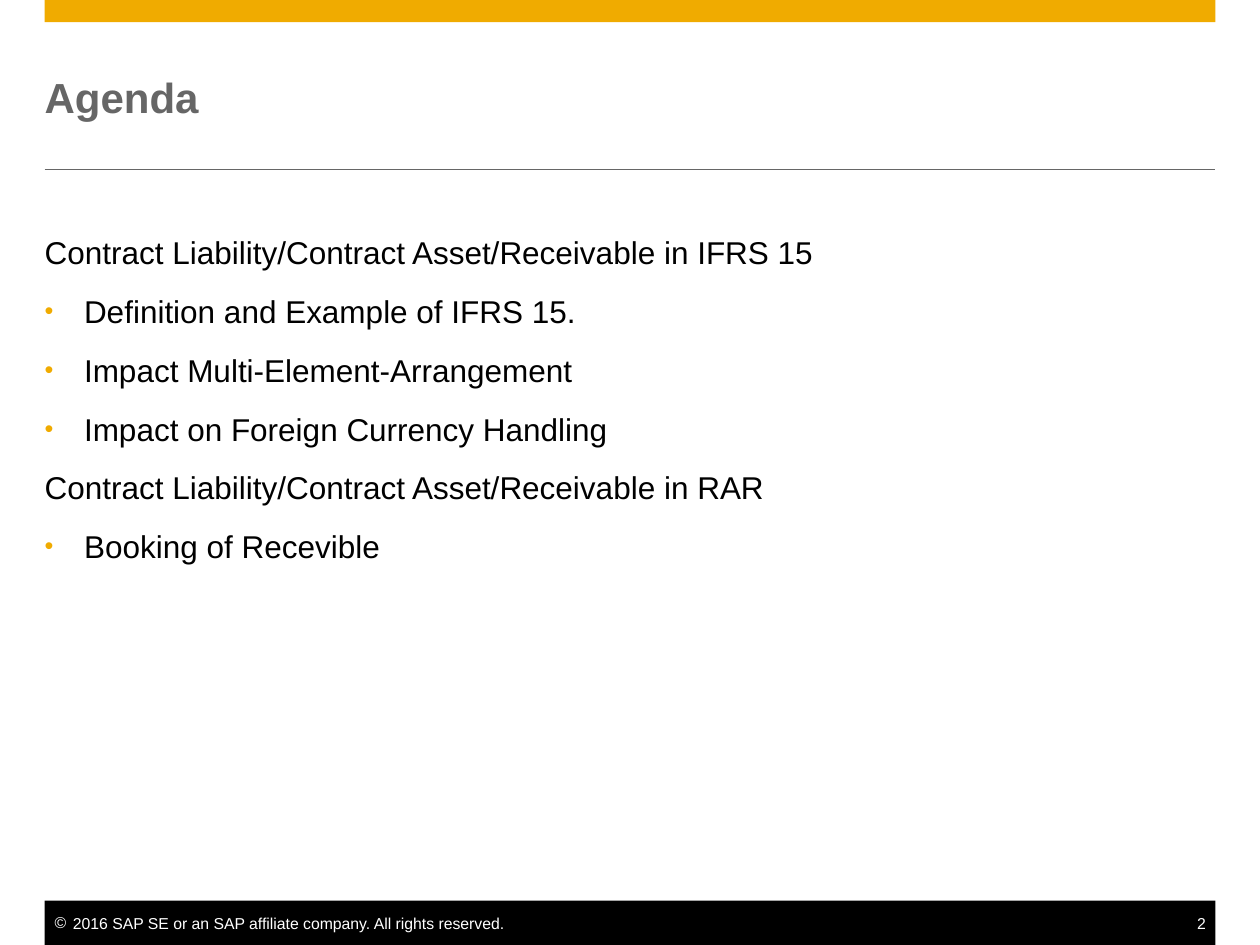
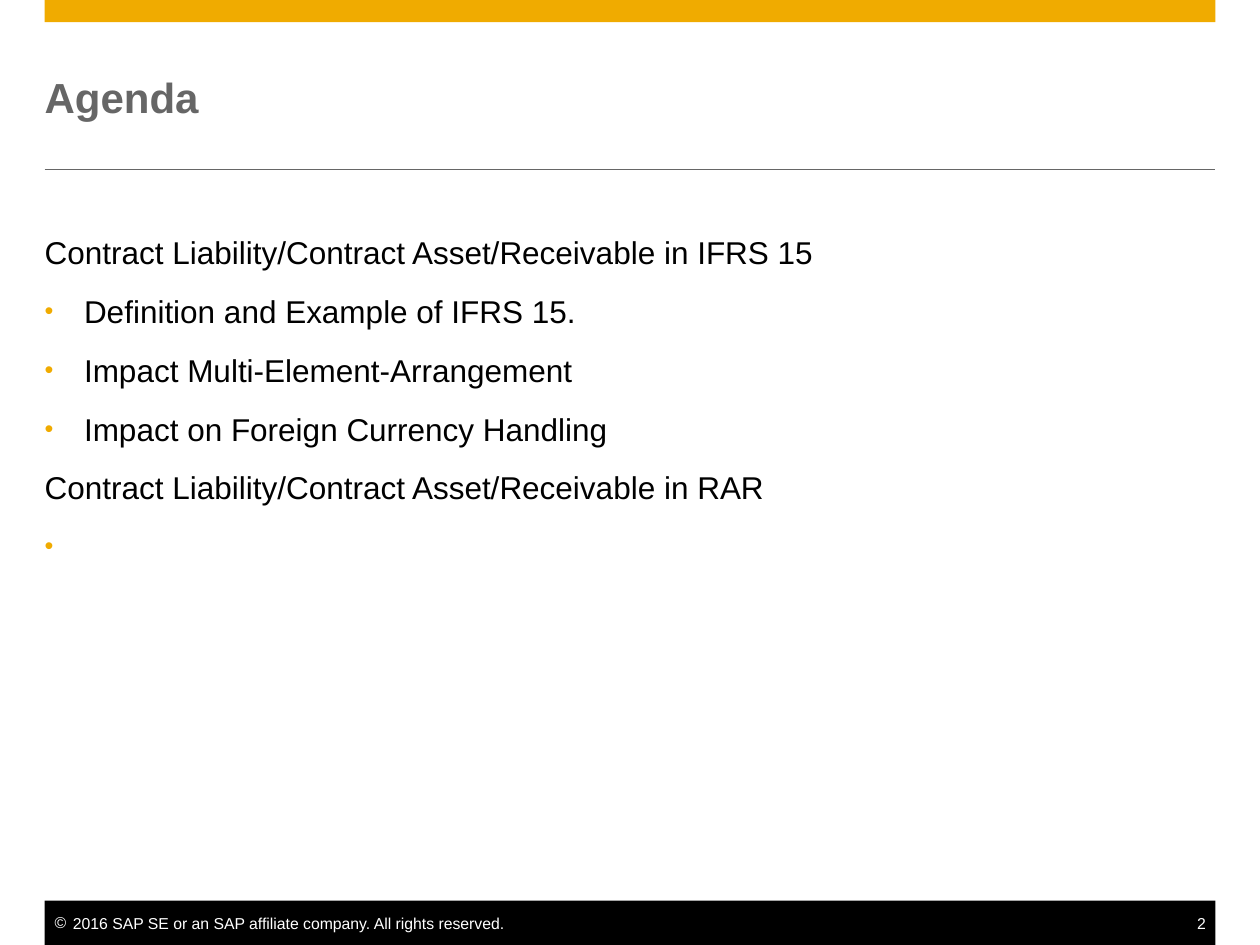
Before and after one commit to farseen1982/SAPWork, a slide deck: slide 2 of Slides/CL_CA_RA_KT.PPTX. Drawn at 1260x945 pixels with LibreOffice and Linux fonts; fonts in the diff are those of the drawing. Boxes give left, top, right and bottom in pixels: in the first picture for what was removed or moved away, otherwise in the second. Text is boxed around its words. In the diff, an @@ line names an element or a change of style, - is before the commit and + after.

```diff
--- a/Slides/CL_CA_RA_KT.PPTX
+++ b/Slides/CL_CA_RA_KT.PPTX
@@ text at [84,535,380,564]: paragraph removed @@
-• Booking of Recevible
```
Also in this commit, not shown: 4 other slides changed, 7 slides added, 1 other file.
